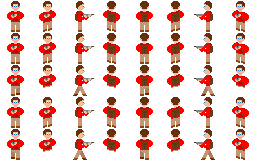
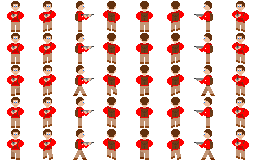
Layered file, before and after one edit (256 x 160). Changes by layer:
painted on "Walking" over [43, 86, 245, 160]
